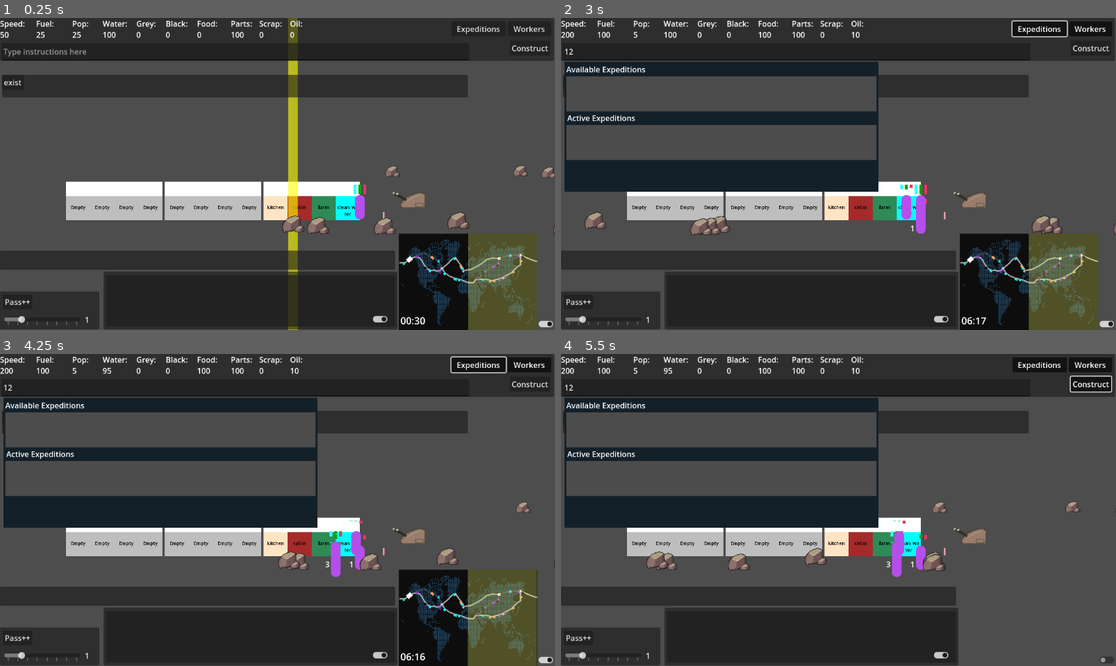
Above: before the commit, frames 1-4 (two rows, left to right).
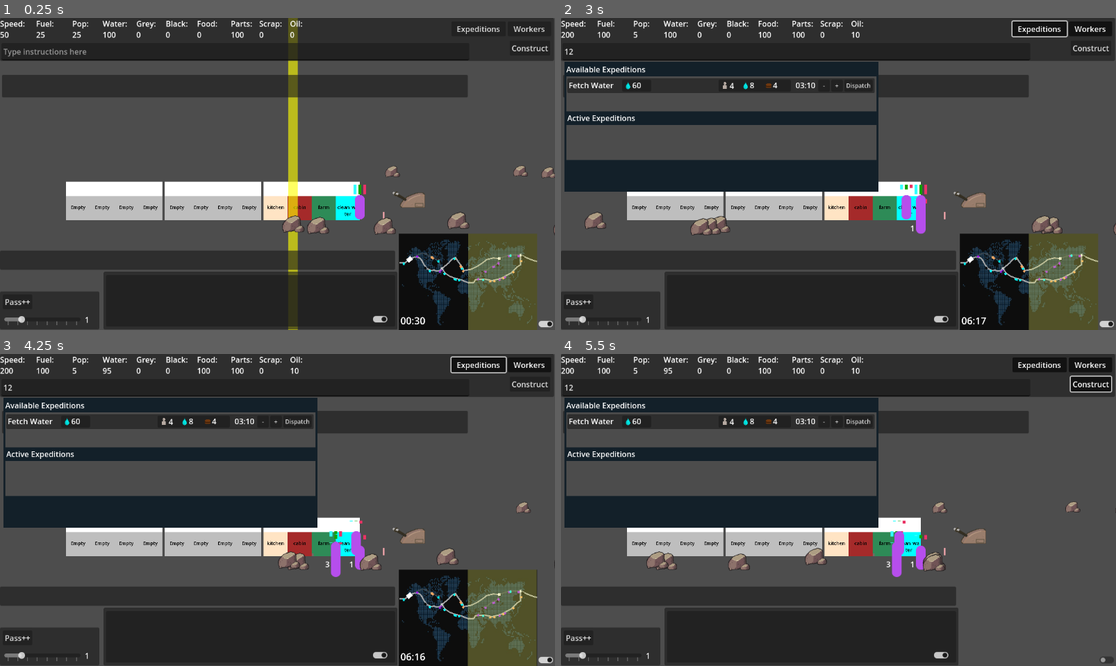
Above: after the commit, the same moments.

Repository: Sphinx111/ed_and_morgs_train_builder
Game: Godot game, scene res://Scenes/traincar.tscn
Two runs of this game, one before a commit and one after it. Both use one fixed random seed, a clock stepped at 60 frames per second and the inputs below.
Inputs (mouse positions are in pixels of both pictures, inside the frame that each line leads up to):
- Up to frame 1 (0.25 s): no input
- Up to frame 2 (3 s): click (794, 52) at 0.52 s; type "12" at 0.6 s; click "Workers" at 1.25 s; click "Pass++" at 2 s; click "Expeditions" at 2.75 s
- Up to frame 3 (4.25 s): click (11, 419) at 3.5 s, where only the run before the commit has a clickable "exist"
- Up to frame 4 (5.5 s): click "Construct" at 4.25 s; click (1104, 659) at 5 s

The runs differ from the first frame. In frame 1, less than 0.1% of the frame differs, in the area x 0-4%, y 19-22%; in frame 2, 2.5%, in the area x 1-57%, y 19-25%; in frame 3, 2.5%; in frame 4, 2.5%.

Commit message:
Fix water expeditions, tidyup construction panel
Rewire so that grey_water expeditions can be launched. Construction panel tidies up buttons when closed.

Diff:
--- a/Scenes/ExpeditionOption.gd
+++ b/Scenes/ExpeditionOption.gd
@@ -19,7 +19,7 @@
 
 const default_gains : Dictionary = {
 	"scrap" : ["scrap", 25, 1.0, Globals.scrap_texture, Color.WHITE],
-	"clean_water" : ["clean_water", 15, 1.0, Globals.water_texture, Color.AQUA],
+	"grey_water" : ["grey_water", 15, 1.0, Globals.water_texture, Color.AQUA],
 	"pop" : ["pop", 2, 1.0, Globals.pop_texture, Color.WHITE]
 }
 
@@ -84,7 +84,7 @@
 		result.append(default_costs["pop"])
 		result.append(default_costs["clean_water"])
 		result.append(default_costs["food1"])
-	elif typeWanted == "clean_water":
+	elif typeWanted == "grey_water":
 		result.append(default_costs["pop"])
 		result.append(default_costs["clean_water"].duplicate())
 		result[1][1] = 2      # Increased cost for water missions
--- a/Scenes/ExpeditionsController.gd
+++ b/Scenes/ExpeditionsController.gd
@@ -38,8 +38,10 @@
 			expedition_name = "Find Survivors"
 		elif resourceSpot.resource_type == "scrap":
 			expedition_name = "Fetch Scrap"
+		elif resourceSpot.resource_type == "grey_water":
+			expedition_name = "Fetch Water"
 
-		if resourceSpot.resource_type == "pop" or resourceSpot.resource_type == "scrap":
+		if resourceSpot.resource_type == "pop" or resourceSpot.resource_type == "scrap" or resourceSpot.resource_type == "grey_water":
 			var newOption : ExpeditionOption = ExpeditionOption.new_expedition(expedition_name, resourceSpot.resource_type, resourceSpot)
 			options_available.append(newOption)
 			available_expeditions_panel.add_child(newOption)
--- a/Scenes/construction_panel.gd
+++ b/Scenes/construction_panel.gd
@@ -15,6 +15,11 @@
 		newButton.position.x = buttons.size() * 60 + 10
 		newButton.pressed.connect(pressButton.bind(newButton.text))
 
+func teardown():
+	for i in range(buttons.size() - 1, -1, -1):
+		buttons.get(i).queue_free()
+		buttons.remove_at(i);
+
 func pressButton(textyargument):
 	# $LineEdit.text =
 	print ("add %s at" % textyargument)
--- a/Scenes/traincar.tscn
+++ b/Scenes/traincar.tscn
@@ -258,12 +258,6 @@
 offset_right = 971.0
 offset_bottom = 165.0
 script = ExtResource("4_o0k6p")
-
-[node name="Button" type="Button" parent="BasicUI/constructionPanel"]
-layout_mode = 0
-offset_right = 8.0
-offset_bottom = 8.0
-text = "exist"
 
 [node name="construct" type="Button" parent="BasicUI"]
 layout_mode = 0
--- a/basic_ui.gd
+++ b/basic_ui.gd
@@ -10,6 +10,7 @@
 @onready var worldMap : MapHandler = get_node("WorldMap")
 
 @onready var thoughtsPanel : Panel = get_node("ThoughtsPanel")
+@onready var constructionPanel : ConstructionPanel = get_node("constructionPanel")
 @onready var thoughtsList : ItemList = thoughtsPanel.get_node("ThoughtsList")
 
 @onready var debug_slider : HSlider = get_node("DebugPanel/DebugSlider")
@@ -237,7 +238,8 @@
 
 func _on_construct_toggled(toggled_on: bool) -> void:
 	if toggled_on == true :
-		$constructionPanel.show()
-		$constructionPanel.setup()
-	else:
-		$constructionPanel.hide()
+		constructionPanel.show()
+		constructionPanel.setup()
+	else:
+		constructionPanel.hide()
+		constructionPanel.teardown()
